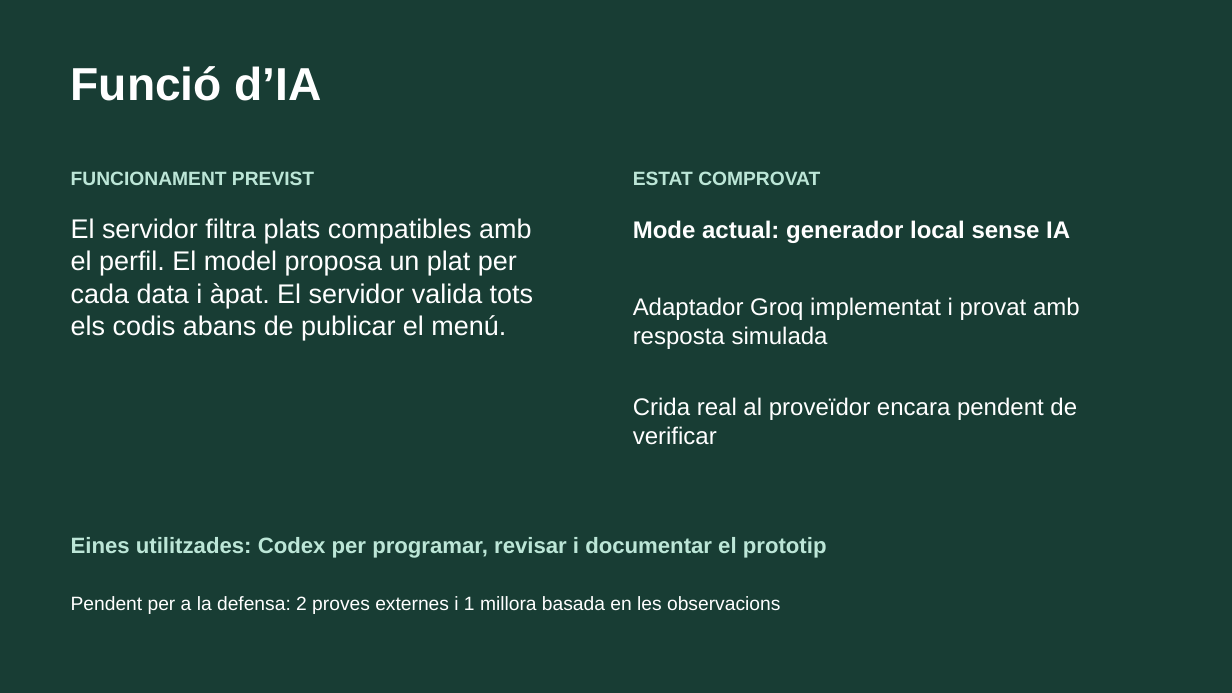
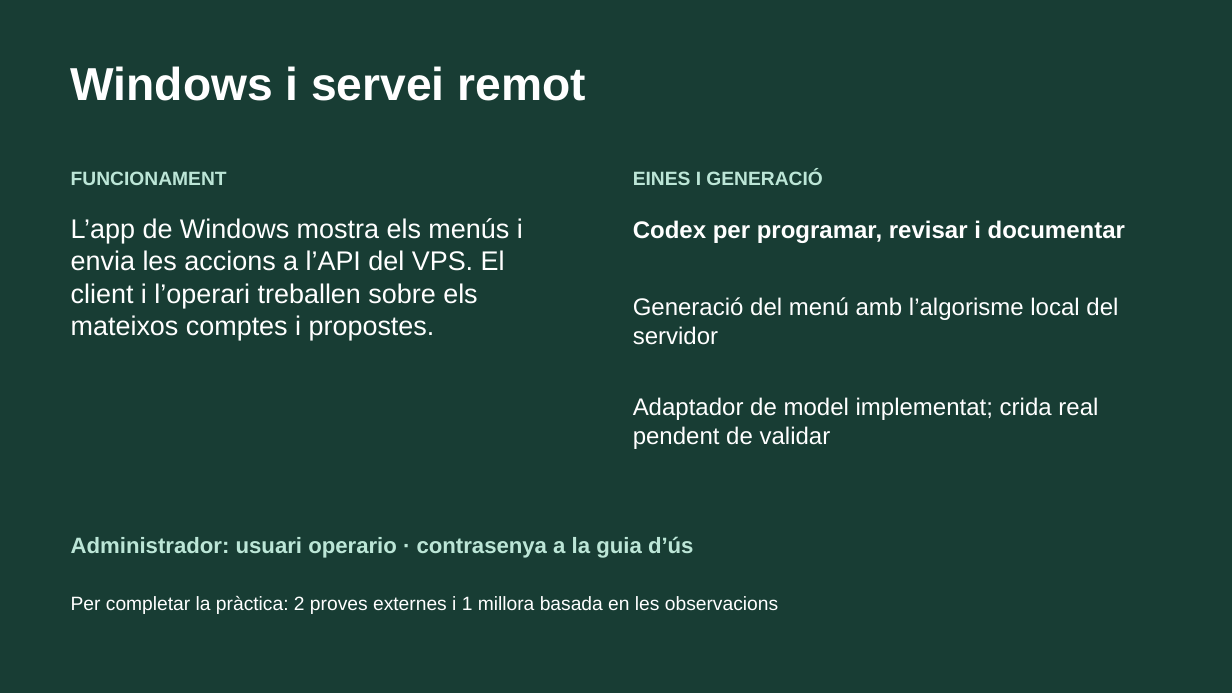
Before and after one commit to btQuiet/easy-eats, a slide deck: slide 2 of entrega_practica1/Soporte_demo_Easy_Eats.pptx. Drawn at 1232x693 pixels with LibreOffice and Linux fonts; fonts in the diff are those of the drawing. Boxes give left, top, right and bottom in pixels: in the first picture for what was removed or moved away, otherwise in the second. Text is boxed around its words. In the diff, an @@ line names an element or a change of style, - is before the commit and + after.

```diff
--- a/entrega_practica1/Soporte_demo_Easy_Eats.pptx
+++ b/entrega_practica1/Soporte_demo_Easy_Eats.pptx
@@ text at bbox=[71, 66, 585, 101]: text changed @@
-Funció d’IA
+Windows i servei remot
@@ text at bbox=[71, 171, 227, 185]: text changed @@
-FUNCIONAMENT PREVIST
+FUNCIONAMENT
@@ text at bbox=[633, 170, 822, 185]: text changed @@
-ESTAT COMPROVAT
+EINES I GENERACIÓ
@@ text at bbox=[71, 218, 523, 340]: text changed @@
-El servidor filtra plats compatibles amb el perfil. El model proposa un plat per cada data i àpat. El servidor valida tots els codis abans de publicar el menú.
+L’app de Windows mostra els menús i envia les accions a l’API del VPS. El client i l’operari treballen sobre els mateixos comptes i propostes.
@@ text at bbox=[633, 220, 1125, 243]: text changed @@
-Mode actual: generador local sense IA
+Codex per programar, revisar i documentar
@@ text at bbox=[633, 297, 1118, 345]: text changed @@
-Adaptador Groq implementat i provat amb resposta simulada
+Generació del menú amb l’algorisme local del servidor
@@ text at bbox=[633, 397, 1098, 449]: text changed @@
-Crida real al proveïdor encara pendent de verificar
+Adaptador de model implementat; crida real pendent de validar
@@ text at bbox=[71, 536, 694, 558]: text changed @@
-Eines utilitzades: Codex per programar, revisar i documentar el prototip
+Administrador: usuari operario · contrasenya a la guia d’ús
@@ text at bbox=[71, 596, 778, 614]: text changed @@
-Pendent per a la defensa: 2 proves externes i 1 millora basada en les observacions
+Per completar la pràctica: 2 proves externes i 1 millora basada en les observacions
```
Also in this commit, not shown: 1 other slide changed, 15 other files.
